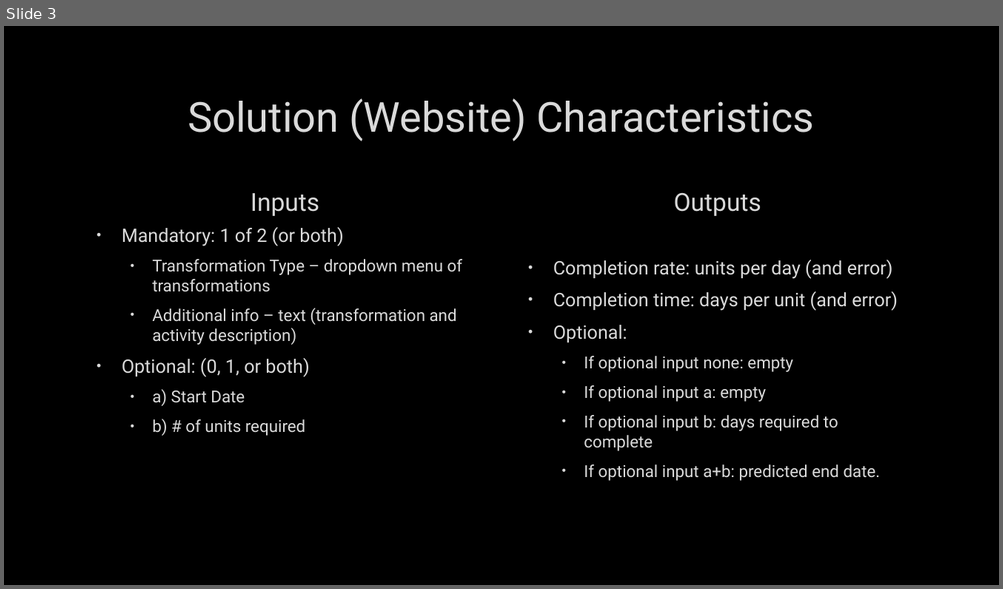
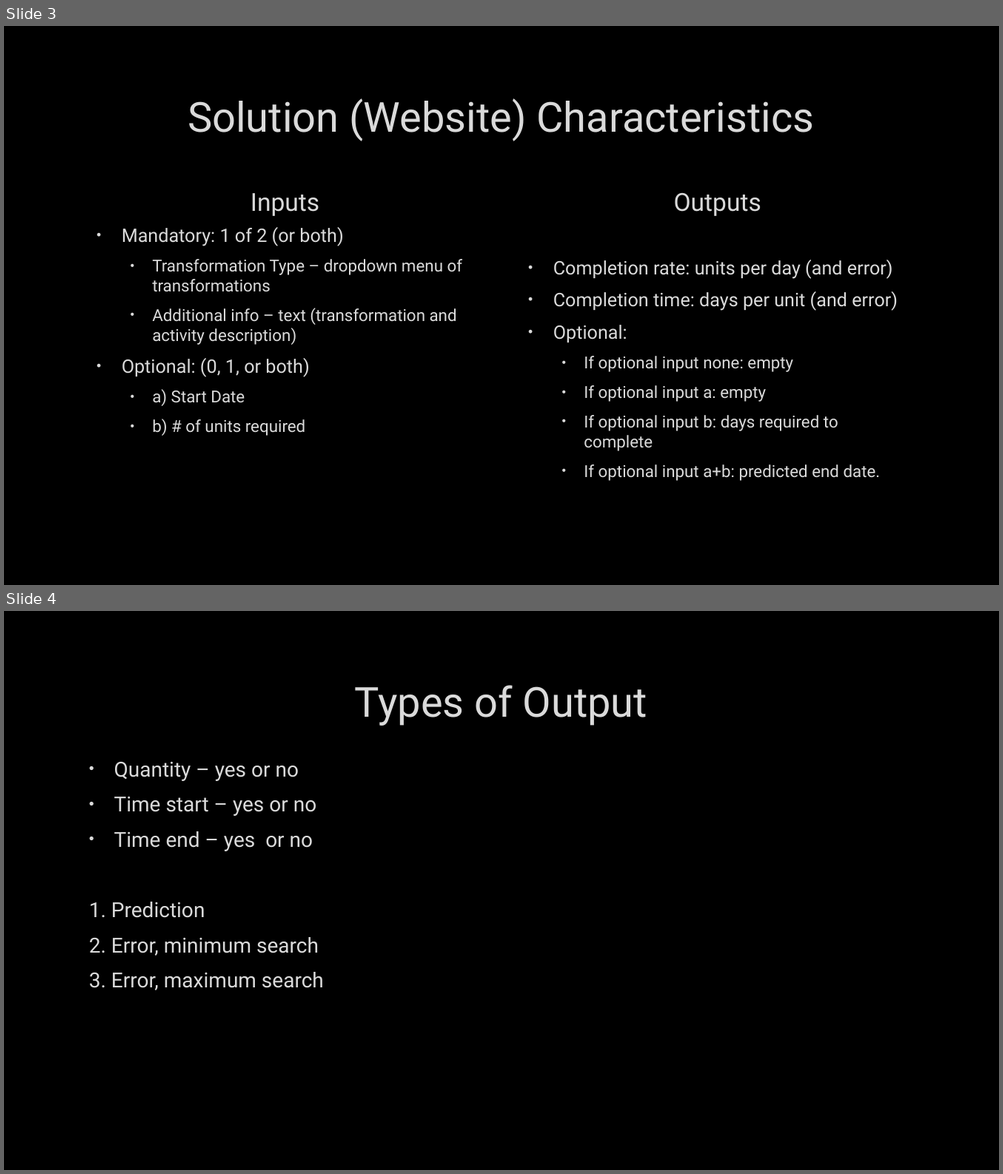
Before and after one commit to danylokolos/Construction-Management, a slide deck: DanyloThoughts.pptx. Shown one above the other, each under a label of ours: slide 3 before the commit, slides 3 and 4 after it. The pictures are 1003x589 and 1003x1174 pixels, drawn with LibreOffice and Linux fonts; fonts in the diff are those of the drawing; background and template pictures are left out. Boxes give left, top, right and bottom in pixels: in the first picture for what was removed or moved away, otherwise in the second. Text is boxed around its words. In the diff, an @@ line names an element or a change of style, - is before the commit and + after.

```diff
--- a/DanyloThoughts.pptx
+++ b/DanyloThoughts.pptx
@@ slide 4 added at [4, 611, 999, 1170], background picture (left out) @@
@@ title added at [355, 685, 647, 726], 40 pt, text #DADADA @@
+Types of Output
@@ text added at [89, 762, 324, 991], 20 pt, text #DADADA @@
+• Quantity – yes or no
+• Time start – yes or no
+• Time end – yes or no
+1. Prediction
+2. Error, minimum search
+3. Error, maximum search
```
Also in this commit, not shown: 7 other slides added, 13 other files.
